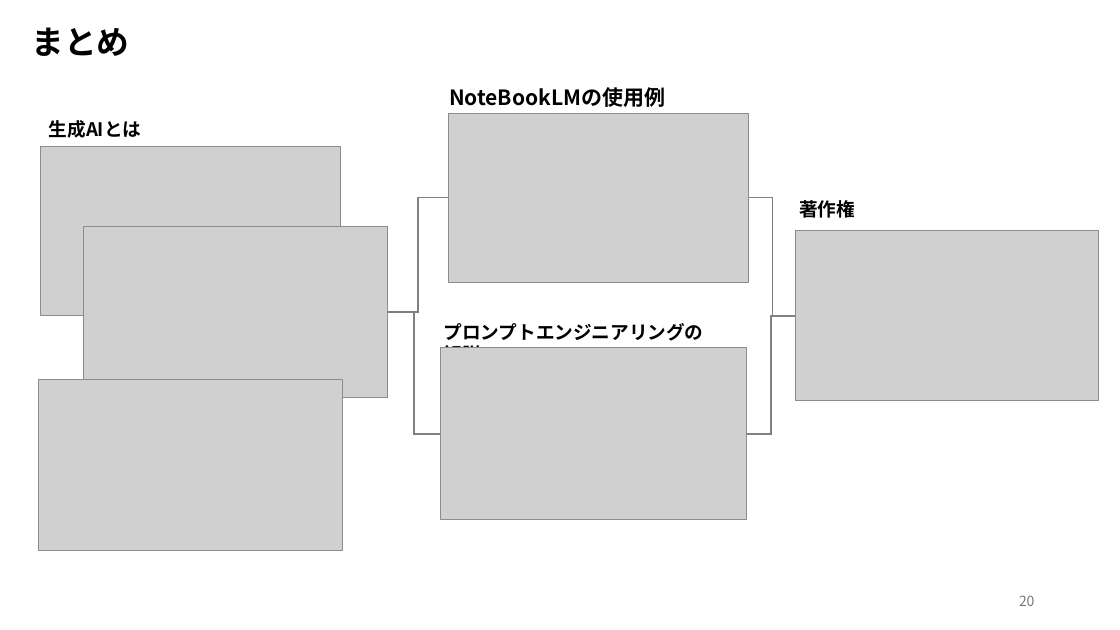
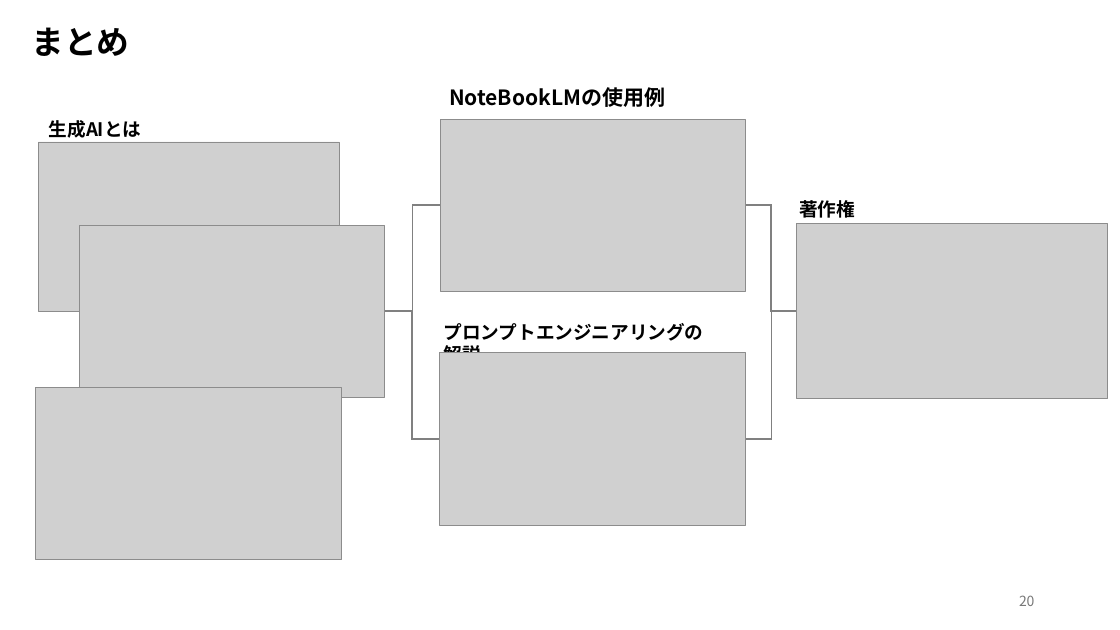
Before and after one commit to MDASH-shinshu/MDASH-T-AI, a slide deck: slide 20 of 6/PPT_PDF/6 生成AIの基礎と展望 第1.1版.pptx. Drawn at 1120x630 pixels with LibreOffice and Linux fonts; fonts in the diff are those of the drawing; grey boxes stand for pictures; background and template pictures are left out. Boxes give left, top, right and bottom in pixels: in the first picture for what was removed or moved away, otherwise in the second. Text is boxed around its words. In the diff, an @@ line names an element or a change of style, - is before the commit and + after.

```diff
--- a/6/PPT_PDF/6 生成AIの基礎と展望 第1.1版.pptx
+++ b/6/PPT_PDF/6 生成AIの基礎と展望 第1.1版.pptx
@@ picture: place and size @@
-picture at [449, 113, 749, 282]
+picture at [440, 119, 745, 291]
@@ picture: place and size @@
-picture at [40, 146, 340, 315]
+picture at [39, 142, 339, 311]
@@ elbow line moved from (388, 313) - (449, 197) to (385, 311) - (440, 205) @@
@@ elbow line moved from (749, 197) - (797, 316) to (745, 205) - (797, 311) @@
@@ picture: place and size @@
-picture at [84, 227, 388, 398]
+picture at [80, 225, 385, 397]
@@ picture: place and size @@
-picture at [797, 231, 1099, 401]
+picture at [797, 223, 1108, 398]
@@ elbow line moved from (388, 313) - (441, 434) to (385, 311) - (439, 439) @@
@@ elbow line moved from (747, 434) - (797, 316) to (746, 439) - (797, 311) @@
@@ picture: place and size @@
-picture at [441, 348, 747, 520]
+picture at [439, 353, 746, 525]
@@ picture: place and size @@
-picture at [39, 379, 343, 550]
+picture at [36, 387, 342, 560]
```
Also in this commit, not shown: 2 other files.
